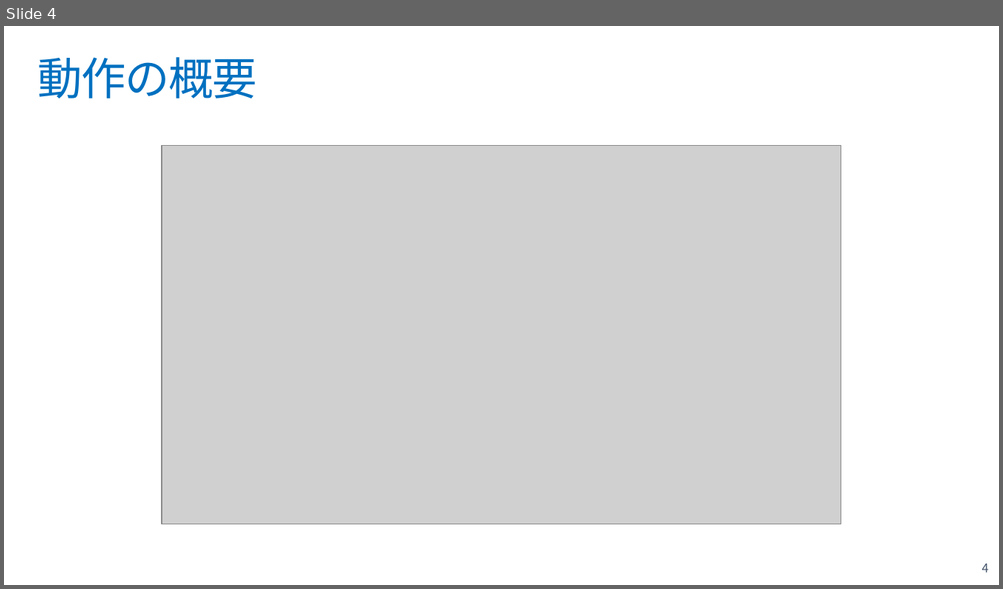
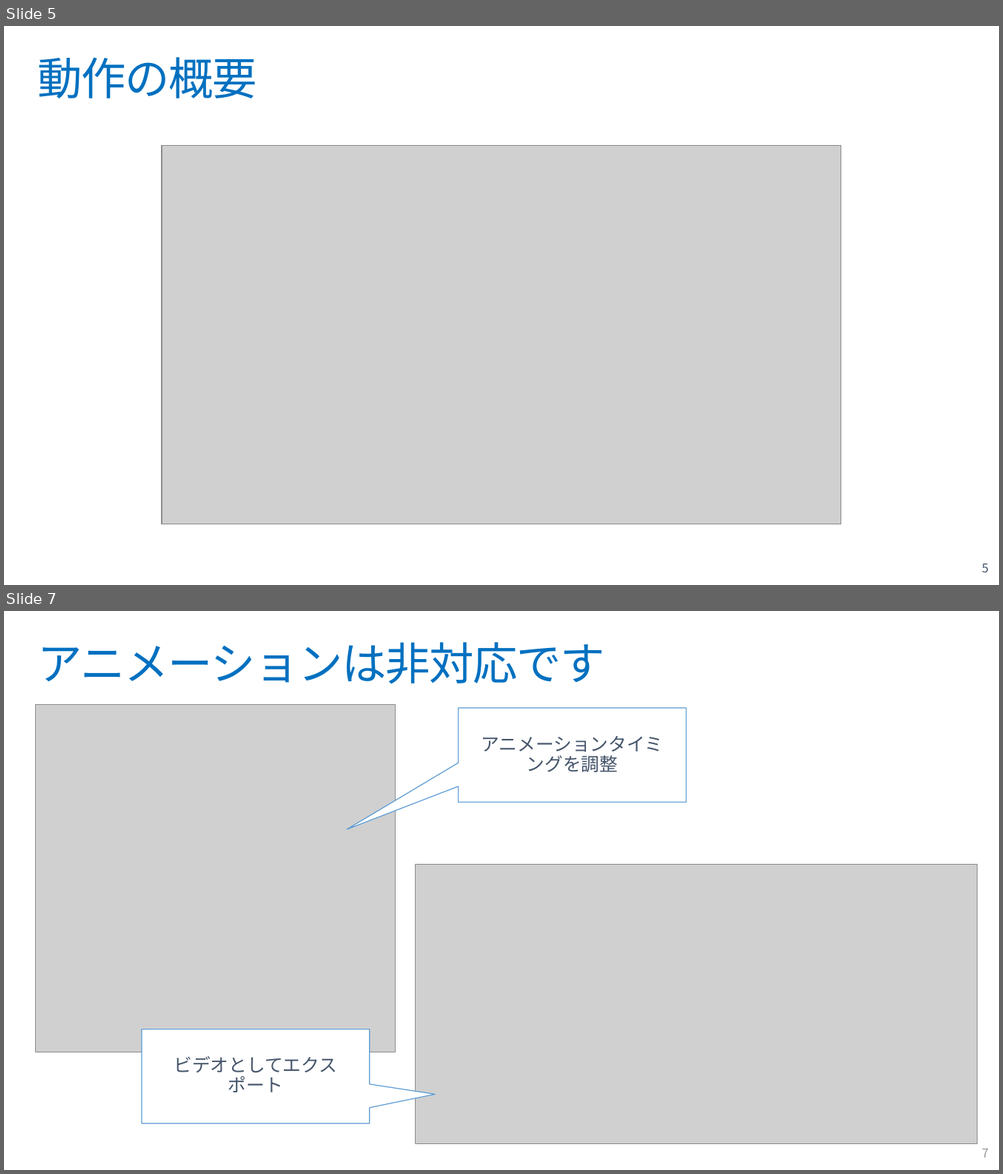
Before and after one commit to ayuina/ppt-auto-presentation, a slide deck: how-to-use.pptx. Shown one above the other, each under a label of ours: slide 4 before the commit, slides 5 and 7 after it; the slides between them are not shown. The pictures are 1003x589 and 1003x1174 pixels, drawn with LibreOffice and Linux fonts; fonts in the diff are those of the drawing; grey boxes stand for pictures; background and template pictures are left out. Boxes give left, top, right and bottom in pixels: in the first picture for what was removed or moved away, otherwise in the second. Text is boxed around its words. In the diff, an @@ line names an element or a change of style, - is before the commit and + after.

```diff
--- a/how-to-use.pptx
+++ b/how-to-use.pptx
@@ slide 7 added at [4,611,999,1170], background #FFFFFF @@
@@ title added at [37,642,604,684], 44 pt, text #0070C0 @@
+アニメーションは非対応です
@@ picture added at [35,704,395,1052] @@
@@ speech box added at [458,708,686,803], fill #FFFFFF, outline #5B9BD5 0.85 pt, 18 pt, text #44546A @@
+アニメーションタイミングを調整
@@ picture added at [415,864,976,1143] @@
@@ speech box added at [142,1029,369,1124], fill #FFFFFF, outline #5B9BD5 0.85 pt, 18 pt, text #44546A @@
+ビデオとしてエクスポート
@@ page number added at [982,1149,988,1158], 12 pt, text #989898 @@
+7
@@ what was slide 4 is now slide 5 @@
@@ page number at [982,564,988,573]: text changed @@
-4
+5
```
Also in this commit, not shown: 2 slides changed, 4 other slides added.
